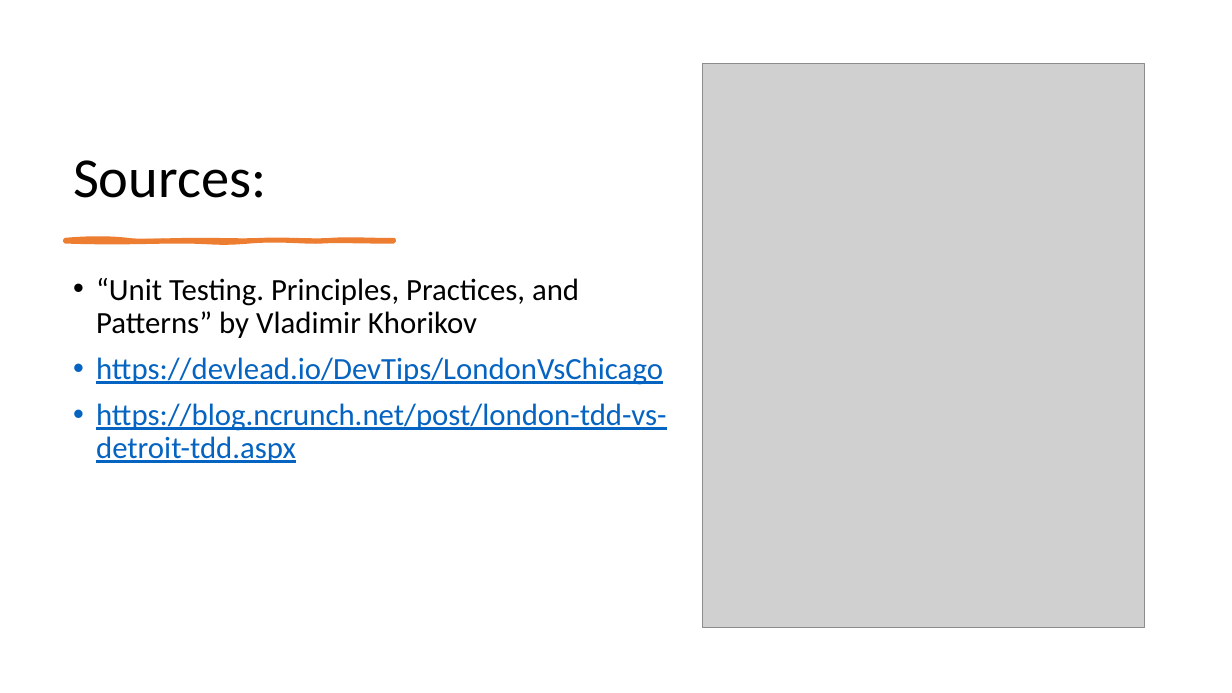
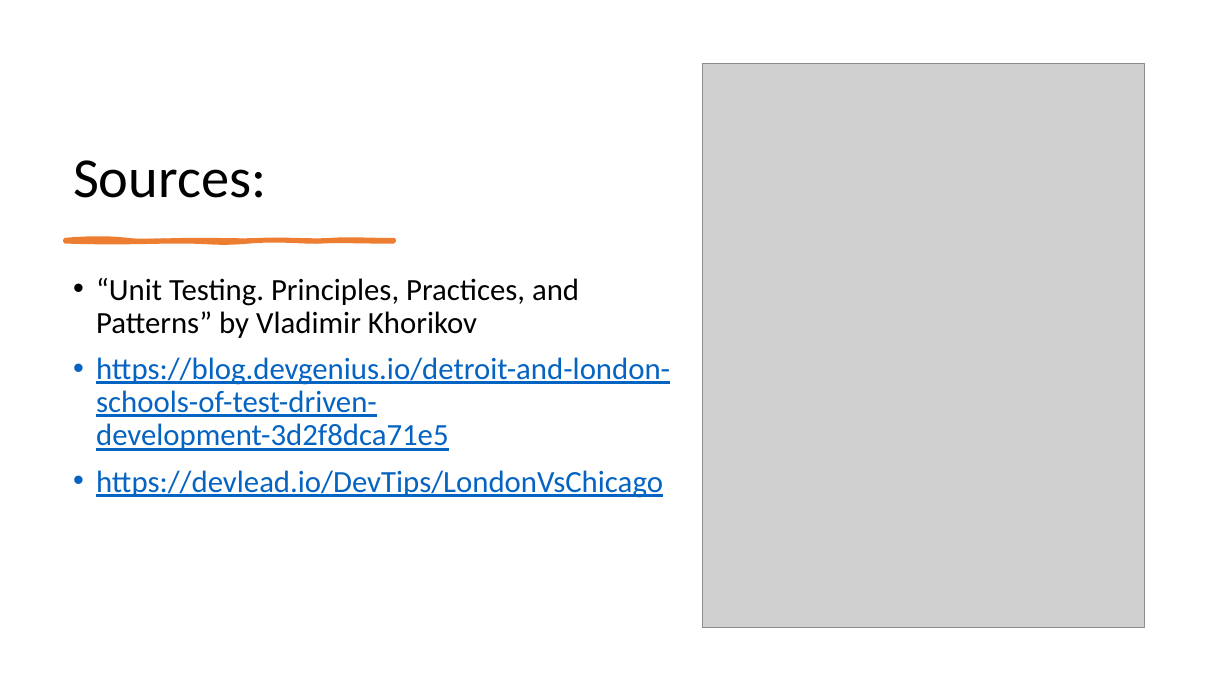
Before and after one commit to magicmanam/slides, a slide deck: slide 2 of automation-testing/unit-testing.pptx. Drawn at 1232x693 pixels with LibreOffice and Linux fonts; fonts in the diff are those of the drawing; grey boxes stand for pictures. Boxes give left, top, right and bottom in pixels: in the first picture for what was removed or moved away, otherwise in the second. Text is boxed around its words. In the diff, an @@ line names an element or a change of style, - is before the commit and + after.

```diff
--- a/automation-testing/unit-testing.pptx
+++ b/automation-testing/unit-testing.pptx
@@ text at [96,357,670,451]: paragraph added @@
+• https://blog.devgenius.io/detroit-and-london-schools-of-test-driven-development-3d2f8dca71e5
@@ text at [96,403,666,463]: paragraph removed @@
-• https://blog.ncrunch.net/post/london-tdd-vs-detroit-tdd.aspx
```
Also in this commit, not shown: 29 other slides changed.
